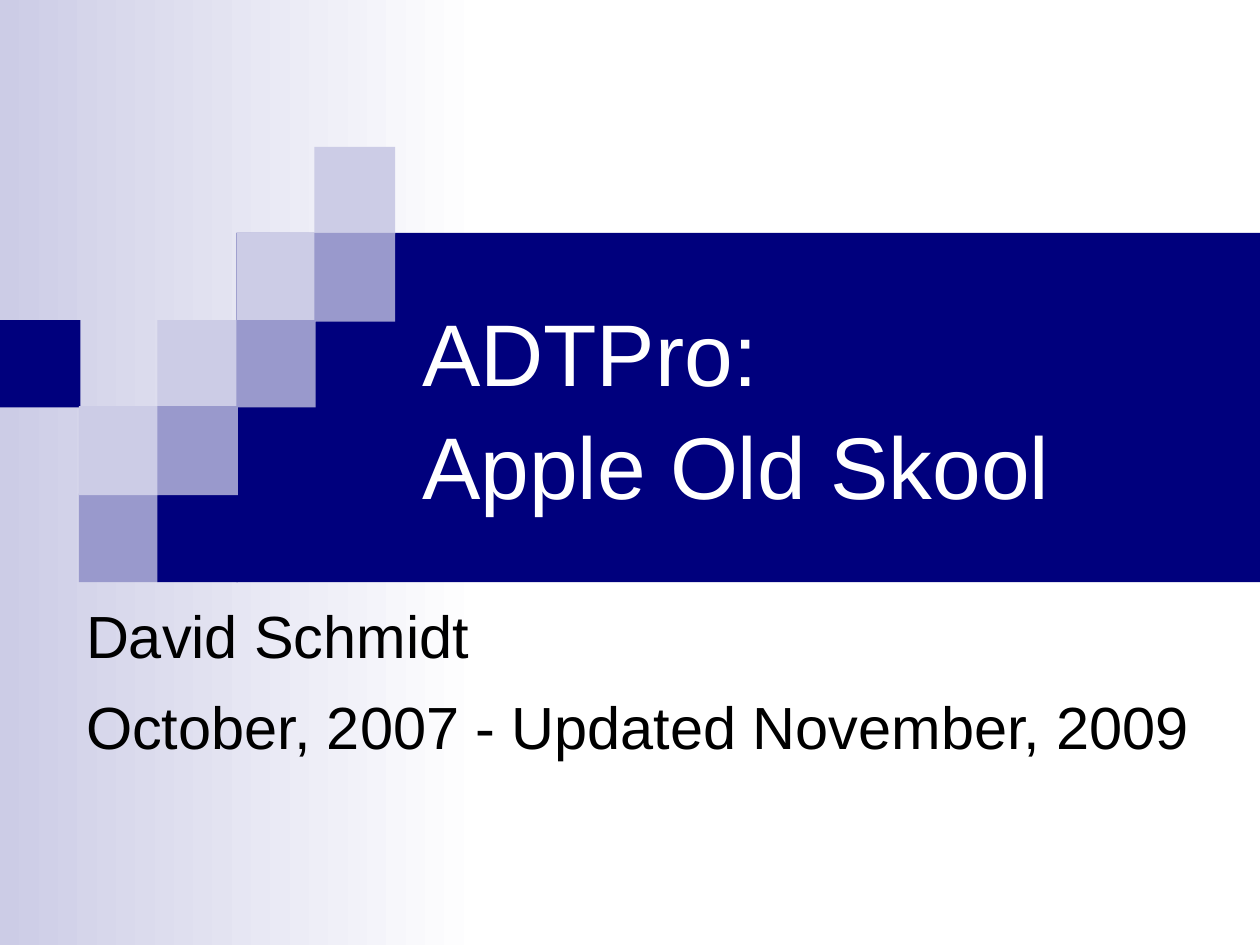
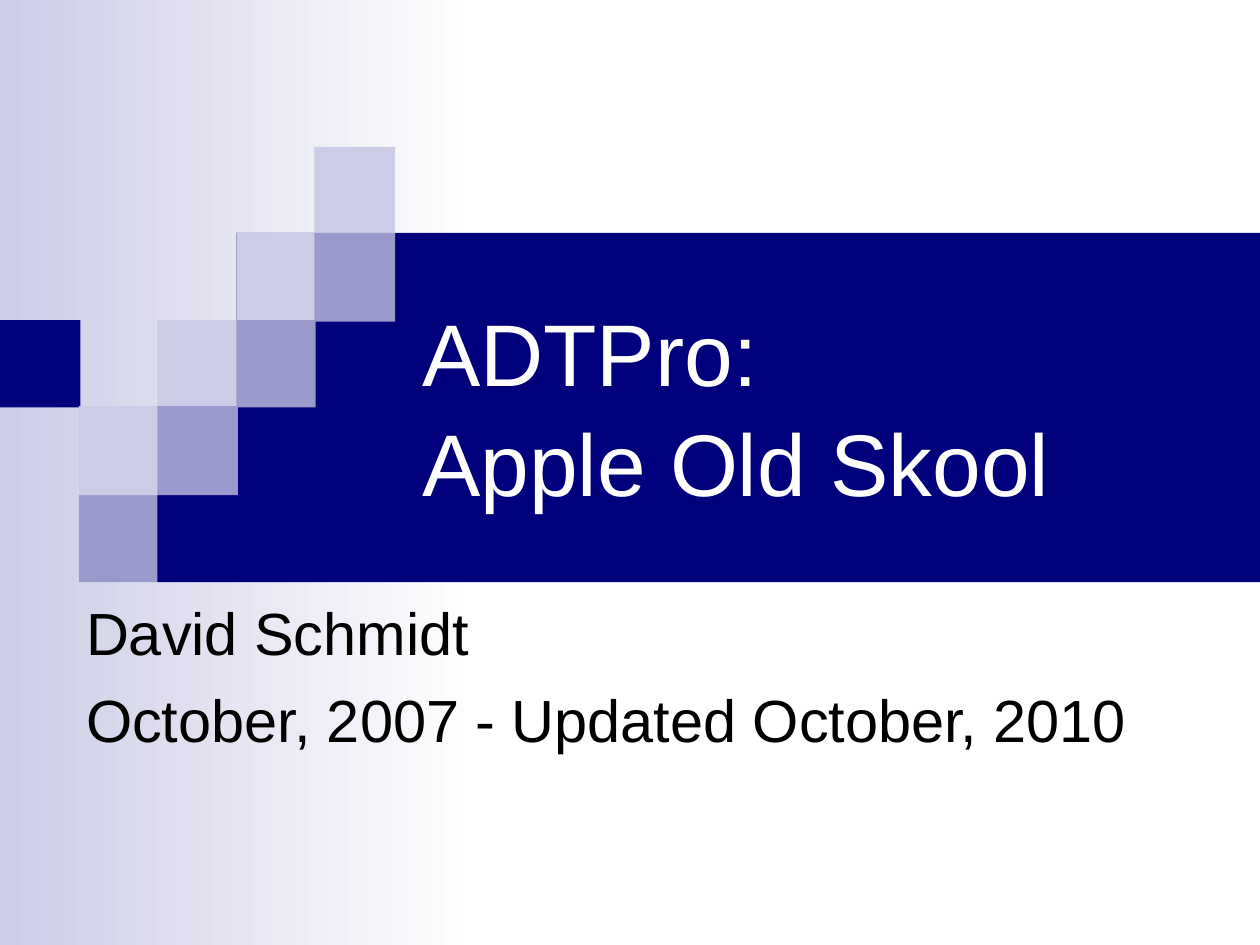
Before and after one commit to ADTPro/adtpro, a slide deck: slide 1 of doc/src/site/resources/ADTProIntro.odp. Drawn at 1260x945 pixels with LibreOffice and Linux fonts; fonts in the diff are those of the drawing. Boxes give left, top, right and bottom in pixels: in the first picture for what was removed or moved away, otherwise in the second. Text is boxed around its words. In the diff, an @@ line names an element or a change of style, - is before the commit and + after.

```diff
--- a/doc/src/site/resources/ADTProIntro.odp
+++ b/doc/src/site/resources/ADTProIntro.odp
@@ title "ADTPro: Apple Old Skool" at (422,325,1049,513): line spacing 1.07 to 1.05 @@
@@ subtitle at (86,612,469,656): line spacing 1.07 to 1.02 @@
@@ subtitle at (86,699,1126,753): text changed @@
-October, 2007 - Updated November, 2009
+October, 2007 - Updated October, 2010
```
Also in this commit, not shown: 12 other slides changed, 2 slides added, 1 slide removed, 1 other file.
